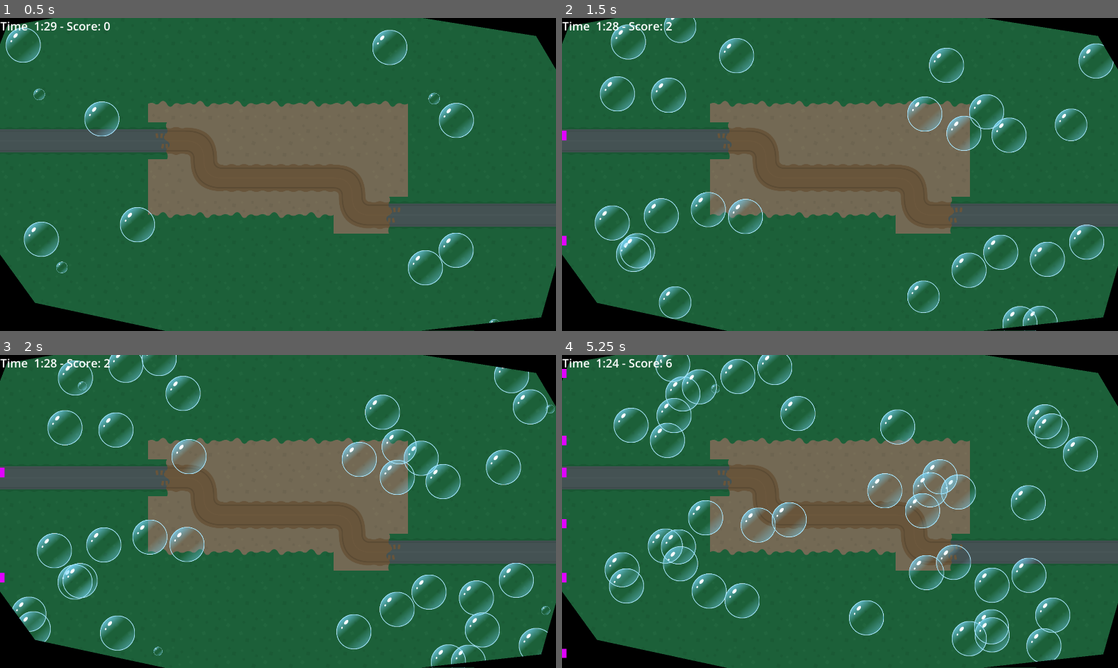
Above: before the commit, frames 1-4 (two rows, left to right).
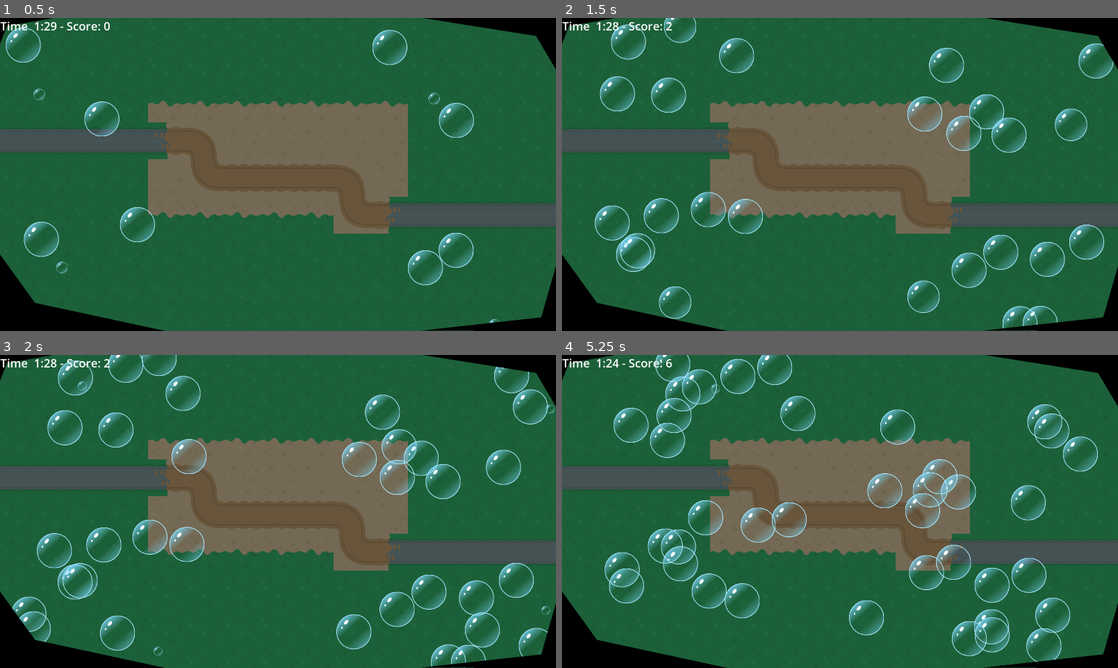
Above: after the commit, the same moments.

Repository: pkasprzyk/ggj2025
Game: Godot game, scene res://main.tscn
Same seed, same stepped clock (60 frames per second), same inputs: the game is played once before the commit and once after it.
Inputs (mouse positions are in pixels of both pictures, inside the frame that each line leads up to):
- Up to frame 1 (0.5 s): no input
- Up to frame 2 (1.5 s): move the mouse to (662, 118) at 0.52 s; click (662, 118) at 0.67 s; move the mouse to (600, 46) at 1.27 s; click (600, 46) at 1.42 s
- Up to frame 3 (2 s): no input
- Up to frame 4 (5.25 s): move the mouse to (628, 426) at 2.02 s; click (628, 426) at 2.17 s; move the mouse to (695, 426) at 2.77 s; click (695, 426) at 2.92 s; move the mouse to (773, 392) at 3.52 s; click (773, 392) at 3.67 s; move the mouse to (728, 364) at 4.27 s; click (728, 364) at 4.42 s; move the mouse to (801, 458) at 5.02 s; click (801, 458) at 5.17 s

Frame 1 is identical in both runs. In frame 2, less than 0.1% of the frame differs, in the area x 0-1%, y 36-73%; in frame 3, less than 0.1%; in frame 4, 0.2%, in the area x 0-1%, y 4-97%.

Commit message:
kinda sorta boids

Diff:
--- a/objects/player_base/player_base.gd
+++ b/objects/player_base/player_base.gd
@@ -3,8 +3,9 @@
 
 class_name PlayerBase
 
+@export var unit: PackedScene
 
-@export var unit: PackedScene
+@onready var units_group: Node = $UnitsGroup
 
 var spawn_x: float
 var spawn_y_start: float
@@ -25,7 +26,11 @@
 
 func spawn_unit() -> void:
 	var unit_instance = unit.instantiate()
-	add_child(unit_instance)
+	units_group.add_child(unit_instance)
 	var spawn_point = Vector2(spawn_x, randf_range(spawn_y_start, spawn_y_end))
 	unit_instance.global_position = spawn_point
-	unit_instance.set_target(Vector2(target_x, spawn_point.y))
+	unit_instance.init(self, Vector2(target_x, spawn_point.y))
+
+
+func get_units() -> Array:
+	return units_group.get_children()
--- a/objects/player_base/player_base.tscn
+++ b/objects/player_base/player_base.tscn
@@ -6,3 +6,5 @@
 [node name="PlayerBase" type="Node"]
 script = ExtResource("1_6su4c")
 unit = ExtResource("2_bgtml")
+
+[node name="UnitsGroup" type="Node" parent="."]
--- a/objects/unit_shooter/unit_shooter.gd
+++ b/objects/unit_shooter/unit_shooter.gd
@@ -1,16 +1,63 @@
-extends Node
+extends Node2D
 
+@export var speed: float = 100
 
 var target: Vector2 = Vector2.ZERO
+var base: PlayerBase
+var velocity: Vector2 = Vector2.ZERO
 
 # Called when the node enters the scene tree for the first time.
 func _ready() -> void:
 	pass # Replace with function body.
 
 
-func _physics_process(delta: float) -> void:
-	pass
+func init(new_base: PlayerBase, new_target: Vector2) -> void:
+	base = new_base
+	target = new_target
 
 
-func set_target(new_target: Vector2) -> void:
-	target = new_target
+func _cohesion_rule(all_units) -> Vector2:
+	var perceived_centre: Vector2
+
+	for other_unit in all_units:
+		if self != other_unit:
+			perceived_centre = perceived_centre + position
+
+	perceived_centre = perceived_centre / (all_units.size() - 1)
+
+	return (perceived_centre - position) / 10
+
+
+func _seperation_rule(all_units) -> Vector2:
+	var seperation_vec: Vector2
+
+	for other_unit in all_units:
+		if self != other_unit:
+			if (other_unit.position - position).length() < 150:
+				seperation_vec = seperation_vec - (other_unit.position - position)
+
+	return seperation_vec
+
+func _allignment_rule(all_units) -> Vector2:
+	var perceived_velocity: Vector2
+
+	for other_unit in all_units:
+		if self != other_unit:
+			perceived_velocity = perceived_velocity + other_unit.velocity
+
+	perceived_velocity = perceived_velocity / (all_units.size() - 1)
+
+	return (perceived_velocity - velocity) / 2
+
+
+func _physics_process(delta: float) -> void:
+	var all_units = base.get_units()
+	var new_velocity = Vector2(speed / 2, 0)
+	var cohesion_vec: Vector2 = _cohesion_rule(all_units)
+	var seperation_vec: Vector2 = _seperation_rule(all_units)
+	var allignment_vec: Vector2 = _allignment_rule(all_units)
+
+	new_velocity = new_velocity + cohesion_vec + allignment_vec + seperation_vec
+	velocity = new_velocity.normalized() * speed
+	look_at(velocity)
+	position += velocity * delta
